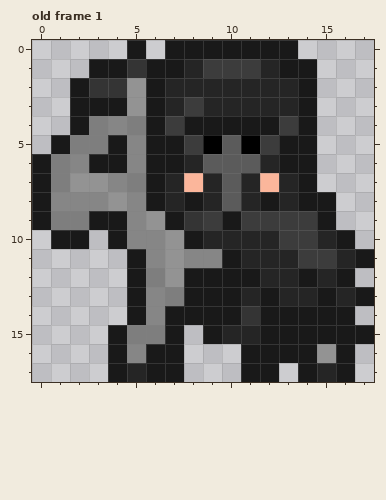
File history of a animated GIF sprite, night/horse/Azharh.gif. Above, as it was before the edit.
The file is 18x18 pixels. Colours within 5 levels of each other are drawn and written as one. Shown: old frame 1. The commit also changed other frames, which this record leaves out.
Now the later version:
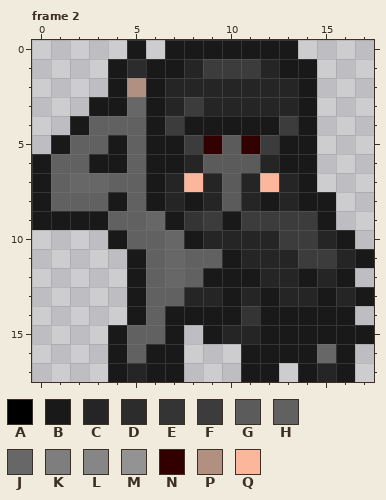
Palette (. is transparent): A #000000  B #191919  C #252525  D #2c2c2c  E #343434  F #3c3c3c  G #5b5b5b  H #616161  J #676767  K #7e7e7e  L #868686  M #939393  N #320000  P #b18f81  Q #fbb69b
A new or re-ordered frame is compared with the old frame closest to it.
Edits made:
{"change": "frames 1 -> 14"}
{"where": "frame 2 is new; against old frame 1"}
{"frame":2,"y":1,"x":3,"old":"B","new":"."}
{"frame":2,"y":1,"x":5,"old":"E","new":"D"}
{"frame":2,"y":2,"x":2,"old":"BEEM","new":"..BP"}
{"frame":2,"y":3,"x":2,"old":"B","new":"."}
{"frame":2,"y":3,"x":5,"old":"M","new":"J"}
{"frame":2,"y":4,"x":3,"old":"KLK","new":"HHH"}
{"frame":2,"y":5,"x":2,"old":"KK","new":"HH"}
{"frame":2,"y":5,"x":5,"old":"L","new":"H"}
{"frame":2,"y":5,"x":9,"old":"A","new":"N"}
{"frame":2,"y":5,"x":11,"old":"A","new":"N"}
{"frame":2,"y":6,"x":1,"old":"KL","new":"HH"}
{"frame":2,"y":6,"x":5,"old":"L","new":"H"}
{"frame":2,"y":7,"x":1,"old":"KMMLK","new":"HJJHH"}
{"frame":2,"y":8,"x":1,"old":"LLLML","new":"HHHBH"}
{"frame":2,"y":9,"x":1,"old":"KK","new":"BB"}
{"frame":2,"y":9,"x":4,"old":"BLM","new":"HHJ"}
{"frame":2,"y":10,"x":1,"old":"BB","new":".."}
{"frame":2,"y":10,"x":5,"old":"LLM","new":"HHJ"}
{"frame":2,"y":11,"x":6,"old":"LMLL","new":"HJHH"}
{"frame":2,"y":12,"x":6,"old":"KMB","new":"HJH"}
{"frame":2,"y":13,"x":6,"old":"LKBB","new":"HHCC"}
{"frame":2,"y":14,"x":6,"old":"L","new":"H"}
{"frame":2,"y":15,"x":5,"old":"KK","new":"HH"}
{"frame":2,"y":16,"x":5,"old":"L","new":"H"}
{"frame":2,"y":16,"x":15,"old":"M","new":"J"}
{"label":"changed","picture_box":[51,59,260,363]}
{"label":"changed","picture_box":[317,344,336,363]}
